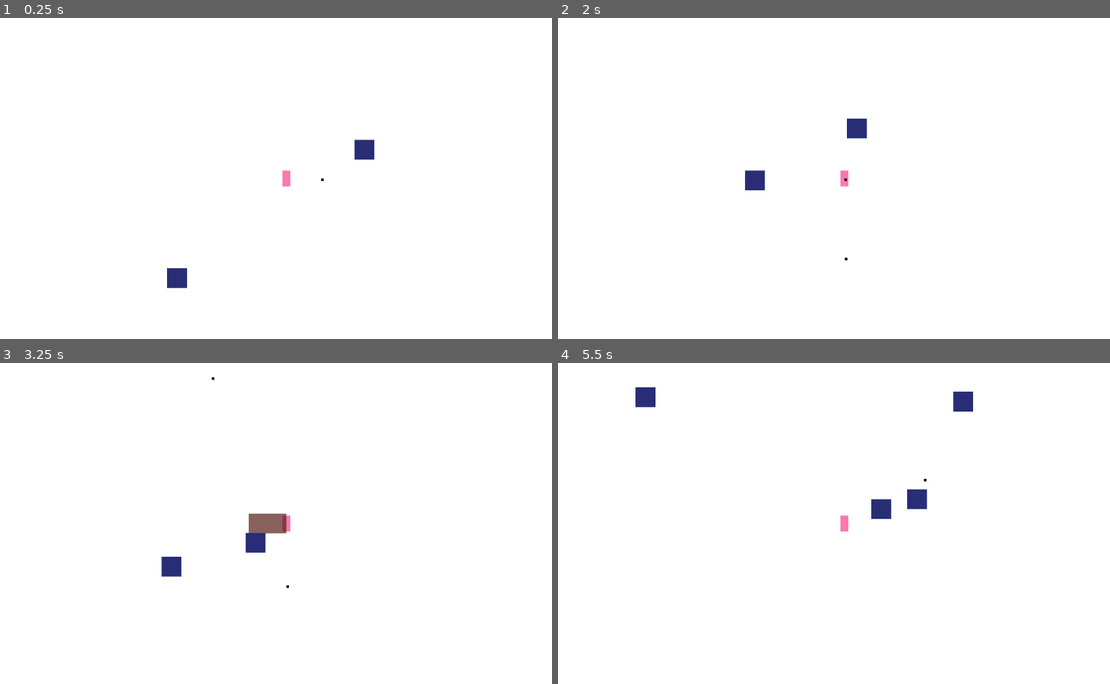
Above: before the commit, frames 1-4 (two rows, left to right).
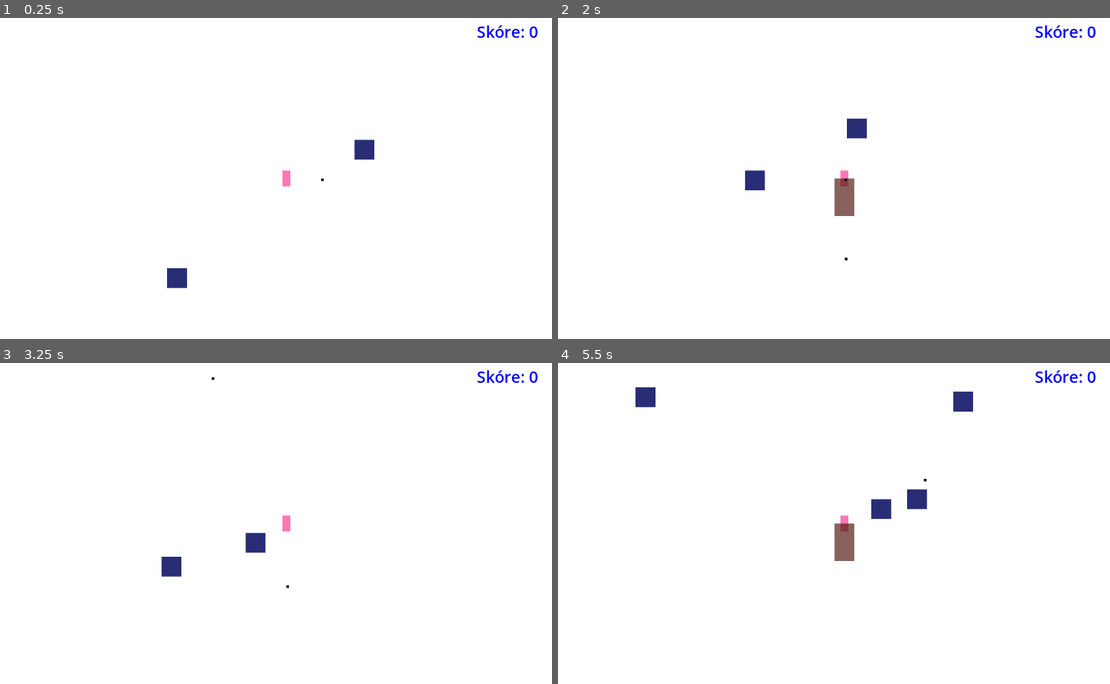
Above: after the commit, the same moments.

Repository: TaroAsukai/Catboy-Survivors
Game: Godot game, scene res://MainScene/game.tscn
Same seed, same stepped clock (60 frames per second), same inputs: the game is played once before the commit and once after it.
Inputs:
- Up to frame 1 (0.25 s): no input
- Up to frame 2 (2 s): hold D (moveRight) 0.53-1.28 s; hold S (moveDown) from 1.28 s (still down)
- Up to frame 3 (3.25 s): release S (moveDown) at 2.03 s; hold D (moveRight) 2.03-2.78 s; hold W (moveUp) from 2.78 s (still down)
- Up to frame 4 (5.5 s): release W (moveUp) at 3.53 s; hold A (moveLeft) 3.53-5.03 s; hold S (moveDown) from 5.03 s (still down)

The runs differ from the first frame. In frame 1, 0.2% of the frame differs, in the area x 86-98%, y 2-7%; in frame 2, 0.6%; in frame 3, 0.6%; in frame 4, 0.6%, in the area x 50-98%, y 2-62%.

Commit message:
melee, score

Diff:
--- a/Enemy/Enemy.gd
+++ b/Enemy/Enemy.gd
@@ -1,7 +1,7 @@
 extends CharacterBody2D  # nebo KinematicBody2D
 
 var speed = 80
-var HP = 2
+var HP = 3
 var player = null
 
 func _ready():
@@ -20,4 +20,5 @@
 	if HP - dmg >= 1:
 		HP -= dmg
 	else:
+		player.update_score(20)
 		queue_free()
--- a/MainScene/game.gd
+++ b/MainScene/game.gd
@@ -11,6 +11,7 @@
 	timer.one_shot = false
 	timer.connect("timeout", spawn_next_wave)
 	add_child(timer)
+
 
 
 # Called every frame. 'delta' is the elapsed time since the previous frame.
--- a/Player/Melee/melee.gd
+++ b/Player/Melee/melee.gd
@@ -10,8 +10,8 @@
 	timer.one_shot = false
 	timer.connect("timeout", _melee_Timeout)
 	timer.start()
-	connect("area_entered", _on_Area_entered)
-	connect("area_exited", _on_Area_exited)
+
+	connect("body_entered", _on_Body_entered)
 
 
 # Called every frame. 'delta' is the elapsed time since the previous frame.
@@ -21,12 +21,11 @@
 func _melee_Timeout():
 	call_deferred("queue_free")
 
-func _on_Area_entered(area):
+func _on_Body_entered(body):
 	# Zde můžete implementovat logiku, co se stane, když něco vstoupí do oblasti zbraně
-	print("yop")
-	if area.is_in_group("Enemies"):
+	if body.is_in_group("Enemies"):
 		# Udělit poškození nepříteli
-		print("Hit an enemy")
+		body.get_hit(2)
 	else:
 		print("ye")
 
--- a/Player/Melee/melee.tscn
+++ b/Player/Melee/melee.tscn
@@ -6,16 +6,17 @@
 size = Vector2(76, 40)
 
 [node name="Melee" type="Area2D"]
-collision_layer = 15
-collision_mask = 63
+collision_layer = 2
+collision_mask = 8
+input_pickable = false
 script = ExtResource("1_kjtmi")
+
+[node name="CollisionShape2D" type="CollisionShape2D" parent="."]
+position = Vector2(-38, 0)
+shape = SubResource("RectangleShape2D_6h5se")
 
 [node name="ColorRect" type="ColorRect" parent="."]
 offset_left = -76.0
 offset_top = -20.0
 offset_bottom = 20.0
 color = Color(0.32549, 0.0980392, 0.0666667, 0.686275)
-
-[node name="CollisionShape2D" type="CollisionShape2D" parent="."]
-position = Vector2(-38, 0)
-shape = SubResource("RectangleShape2D_6h5se")
--- a/Player/Player.tscn
+++ b/Player/Player.tscn
@@ -18,6 +18,11 @@
 [sub_resource type="RectangleShape2D" id="RectangleShape2D_l5myx"]
 size = Vector2(16, 32)
 
+[sub_resource type="LabelSettings" id="LabelSettings_kayy3"]
+line_spacing = 10.0
+font_size = 32
+font_color = Color(0, 0, 1, 1)
+
 [node name="Player" type="CharacterBody2D"]
 collision_mask = 13
 script = ExtResource("1_5ealv")
@@ -33,3 +38,11 @@
 [node name="Camera2D" type="Camera2D" parent="."]
 
 [node name="Magic_Ball" parent="." instance=ExtResource("3_pbqxm")]
+
+[node name="ScoreLabel" type="Label" parent="."]
+offset_left = 383.0
+offset_top = -319.0
+offset_right = 488.0
+offset_bottom = -274.0
+text = "Skóre: "
+label_settings = SubResource("LabelSettings_kayy3")
--- a/Scripts/Player.gd
+++ b/Scripts/Player.gd
@@ -3,6 +3,7 @@
 
 var projectile_scene = preload("res://Player/Bullets/Magic_Ball.tscn")
 var melee_scene = preload("res://Player/Melee/melee.tscn")
+var score = 0  # Skóre hráče
 
 func _ready():
 	# Nastavení časovače
@@ -14,13 +15,15 @@
 	timer.one_shot = false
 	timer.connect("timeout", on_Timer_timeout_Player)
 
-	timer_melee.wait_time = 3
+	timer_melee.wait_time = 1.75
 	timer_melee.autostart = true
 	timer_melee.one_shot = false
 	timer_melee.connect("timeout", on_Timer_timeout_Melee)
 
 	add_child(timer)
 	add_child(timer_melee)
+
+	update_score(0)
 
 
 func _physics_process(_delta):
@@ -45,4 +48,14 @@
 
 func slash():
 	var slash = melee_scene.instantiate()
+
+	if velocity != Vector2.ZERO:
+		slash.rotation = velocity.angle() + PI
+	else:
+		slash.rotation = randf_range(0, 2*PI)
+
 	self.add_child(slash)  # přidá projektil do scény
+
+func update_score(points):
+	score += points
+	$ScoreLabel.text = "Skóre: " + str(score)
Not shown: 1 places in Player/Player.tscn that only renumber resources
